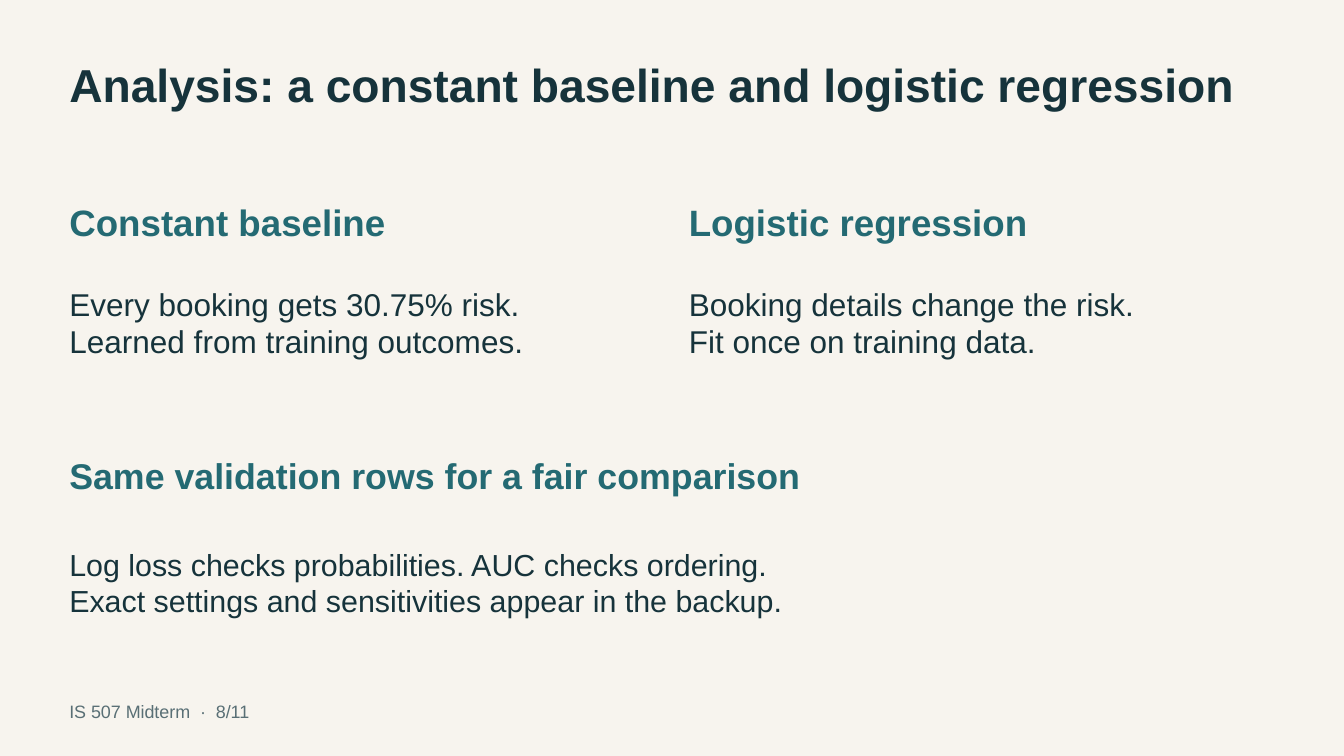
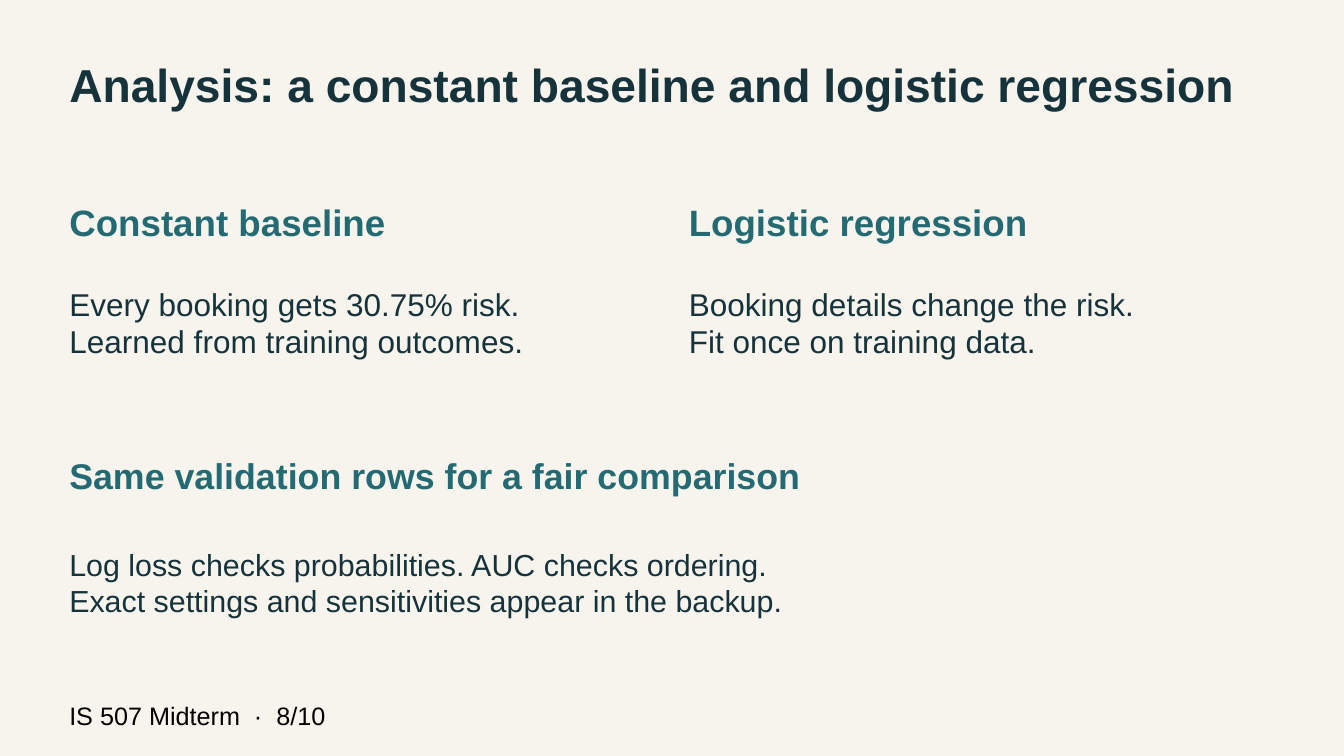
Before and after one commit to wzbxjb/hotel-cancellation-is507-team, a slide deck: slide 8 of deliverables/IS507_Midterm_Presentation.pptx. Drawn at 1344x756 pixels with LibreOffice and Linux fonts; fonts in the diff are those of the drawing. Boxes give left, top, right and bottom in pixels: in the first picture for what was removed or moved away, otherwise in the second. Text is boxed around its words. In the diff, an @@ line names an element or a change of style, - is before the commit and + after.

```diff
--- a/deliverables/IS507_Midterm_Presentation.pptx
+++ b/deliverables/IS507_Midterm_Presentation.pptx
@@ text at (69, 706, 325, 726): text changed; size 12.8 to 18 pt; text colour #596F75 to #000000 @@
-IS 507 Midterm · 8/11
+IS 507 Midterm · 8/10
```
Also in this commit, not shown: 10 other slides changed, 16 other files.
